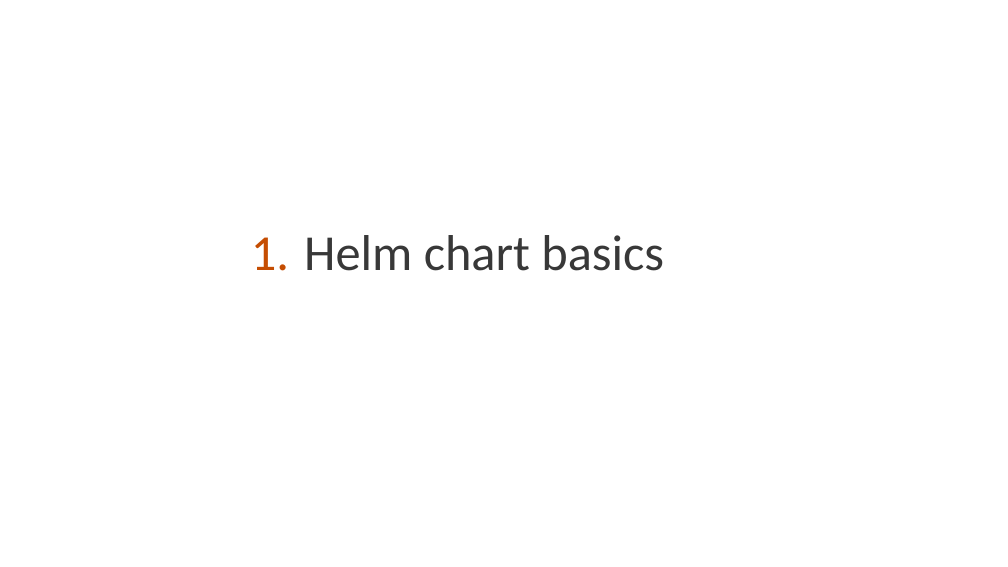
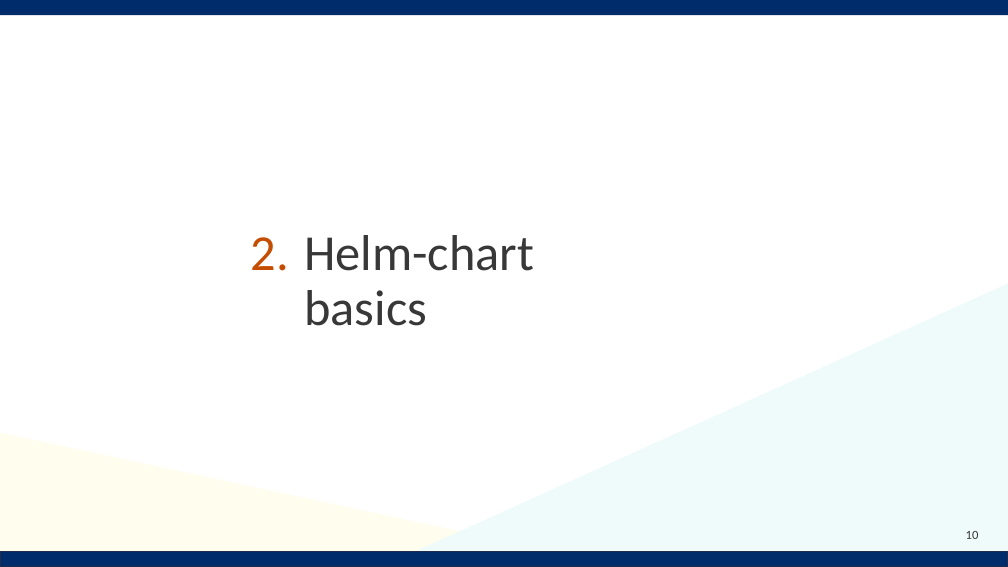
Before and after one commit to Notalib/workshop-helm-charts, a slide deck: slide 10 of Kubernetes_workshop_helm_chart.pptx (slide 3 before the commit). Drawn at 1008x567 pixels with LibreOffice and Linux fonts; fonts in the diff are those of the drawing; background and template pictures are left out. Boxes give left, top, right and bottom in pixels: in the first picture for what was removed or moved away, otherwise in the second. Text is boxed around its words. In the diff, an @@ line names an element or a change of style, - is before the commit and + after.

```diff
--- a/Kubernetes_workshop_helm_chart.pptx
+++ b/Kubernetes_workshop_helm_chart.pptx
@@ rectangle added at (0, 0, 1008, 15), fill #002C6B @@
@@ text at (251, 237, 289, 271): text changed @@
-1.
+2.
@@ text at (304, 235, 534, 326): text changed @@
-Helm chart basics
+Helm-chart
+basics
@@ right triangle added at (381, 284, 1008, 567), fill #EEFBFA @@
@@ right triangle added at (0, 433, 628, 567), fill #FFFDEE @@
@@ page number added at (966, 531, 979, 539), 12 pt, text #383838 @@
+10
@@ rectangle added at (0, 552, 1008, 567), fill #002C6B, outline #202D4B 1 pt @@
```
Also in this commit, not shown: 13 other slides changed, 30 slides added, 3 slides removed.
